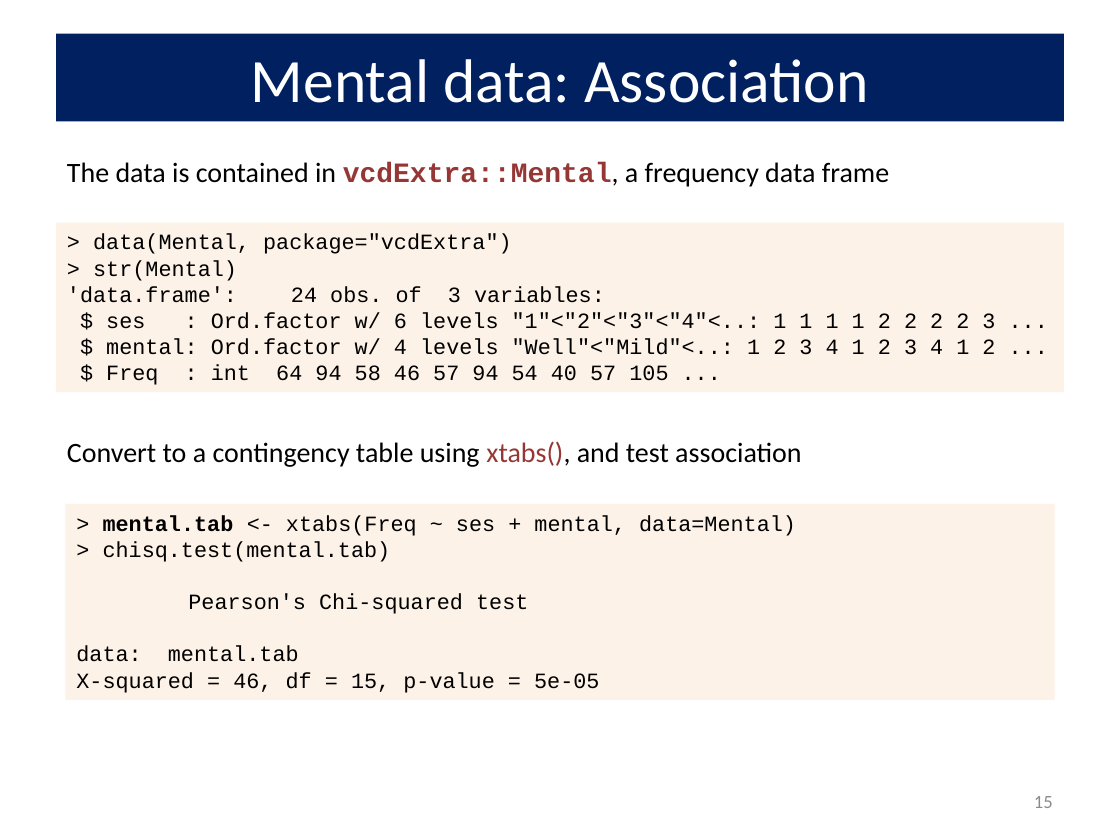
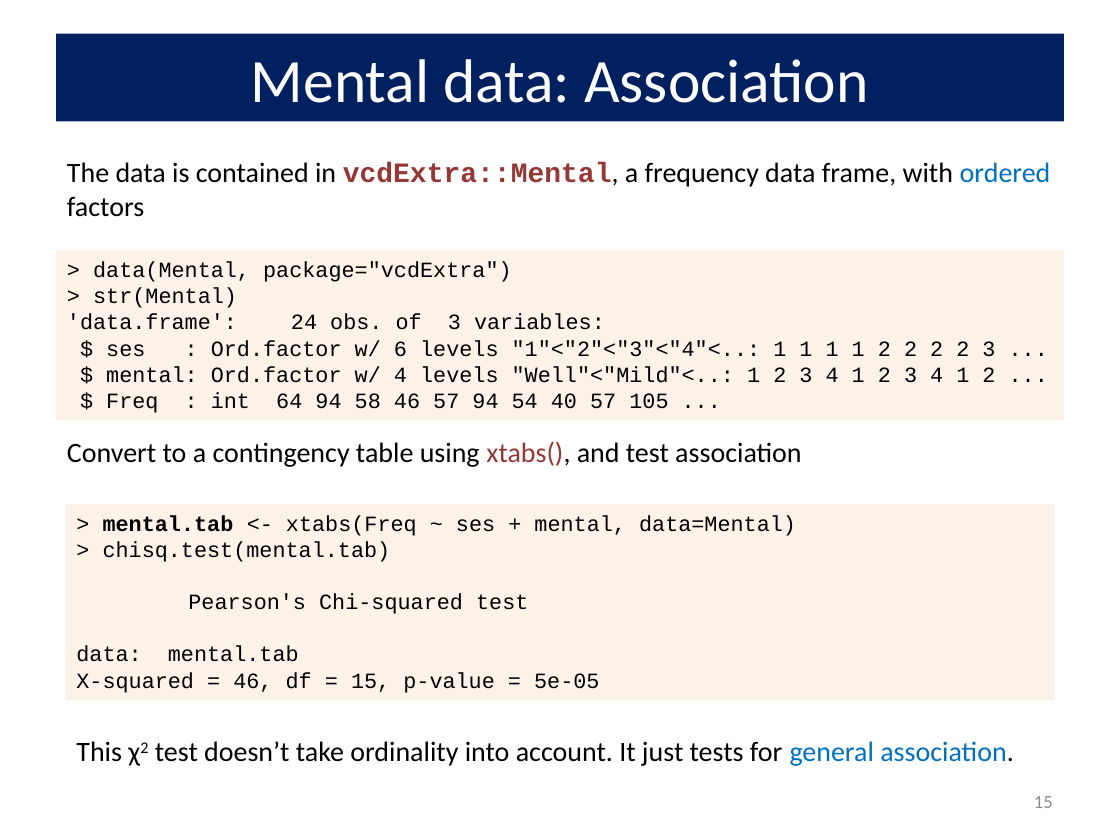
Before and after one commit to friendly/psy6136, a slide deck: slide 15 of docs/lectures/03-Twoway1.pptx. Drawn at 1120x840 pixels with LibreOffice and Linux fonts; fonts in the diff are those of the drawing. Boxes give left, top, right and bottom in pixels: in the first picture for what was removed or moved away, otherwise in the second. Text is boxed around its words. In the diff, an @@ line names an element or a change of style, - is before the commit and + after.

```diff
--- a/docs/lectures/03-Twoway1.pptx
+++ b/docs/lectures/03-Twoway1.pptx
@@ text at (67, 162, 1051, 217): text changed @@
-The data is contained in vcdExtra::Mental, a frequency data frame
+The data is contained in vcdExtra::Mental, a frequency data frame, with ordered factors
@@ rectangle "> data(Mental, package="vcdExtra")": place and size @@
-rectangle "> data(Mental, package="vcdExtra")" at (56, 223, 1064, 392)
+rectangle "> data(Mental, package="vcdExtra")" at (56, 251, 1064, 420)
@@ text added at (76, 741, 1014, 766), 18 pt, text #000000 @@
+This χ2 test doesn’t take ordinality into account. It just tests for general association.
```
Also in this commit, not shown: 16 other slides changed, 7 other files.
